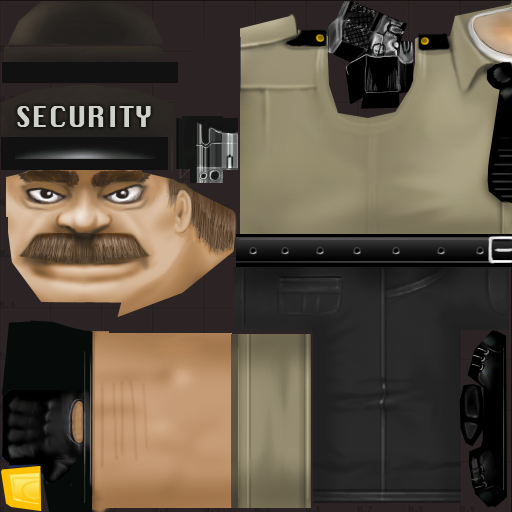
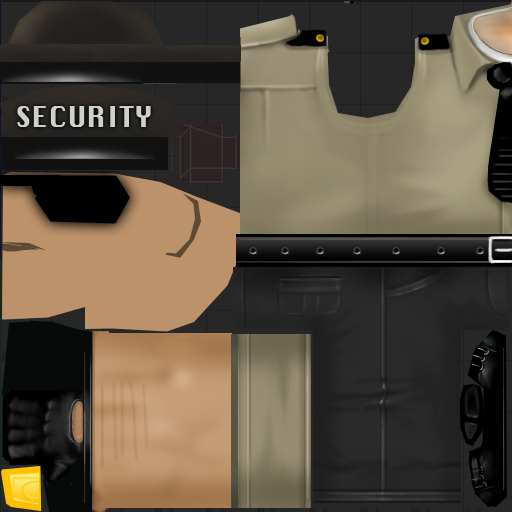
Before/after of a (512, 512) layered artwork. What changed in the layer stack:
painted on "Layer 3" over [0, 2, 414, 183]
moved "Layer 2" above "Layer 7", painted on it over [0, 0, 512, 512]
added layer "Layer 7" above "Layer 8" over [0, 175, 130, 224]
added layer "Layer 8" above "Layer 4" over [2, 172, 241, 332]
hid "Layer 4" over [6, 167, 237, 318]
added layer "Layer 6" above "Layer 1" over [0, 0, 512, 512]
